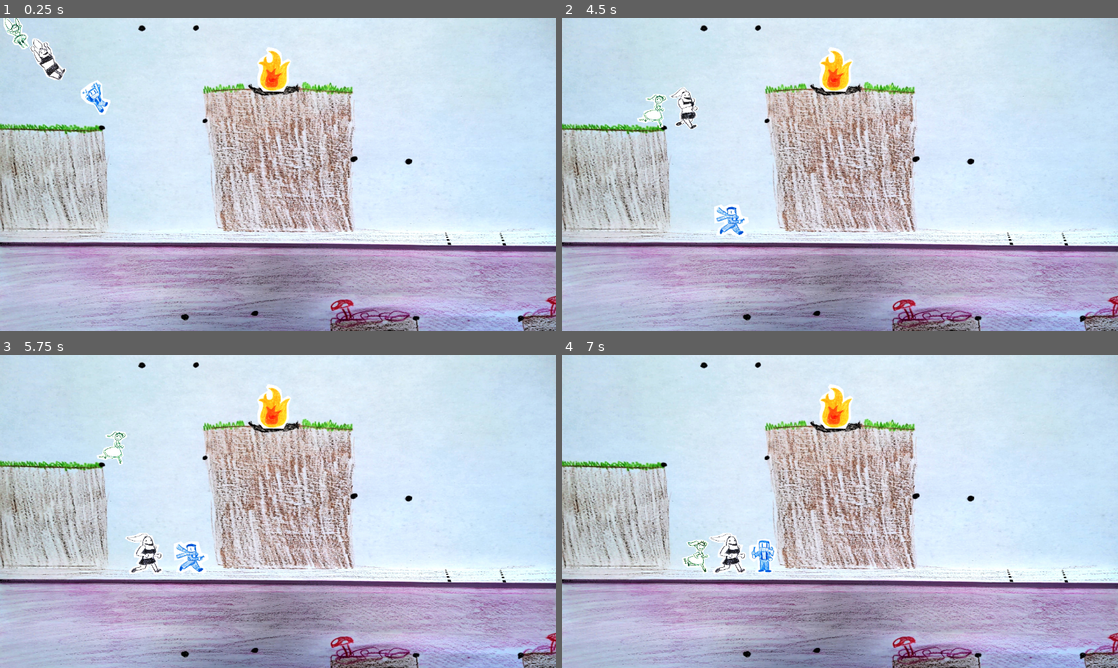
Above: before the commit, frames 1-4 (two rows, left to right).
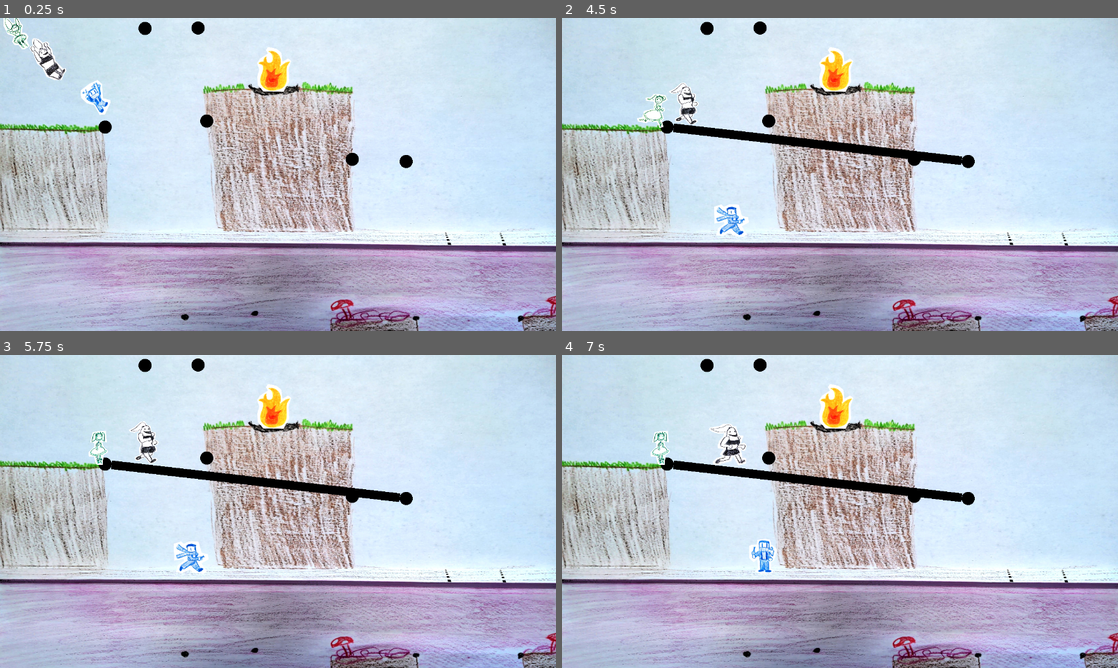
Above: after the commit, the same moments.

Repository: lambdaloop/crinkle-in-time
Game: Godot game, scene res://level1.tscn
The game is run twice, just before and just after one commit, with the same random seed, the same clock (stepped at 60 frames per second) and the same inputs.
Inputs (mouse positions are in pixels of both pictures, inside the frame that each line leads up to):
- Up to frame 1 (0.25 s): no input
- Up to frame 2 (4.5 s): move the mouse to (962, 158) at 0.52 s; hold Right (ui_right) 0.53-2.03 s; click (962, 158) at 0.67 s; tap Up (ui_up) at 0.77, 1.52, 3.02, 3.77 s; move the mouse to (728, 190) at 1.27 s; click (728, 190) at 1.42 s; move the mouse to (895, 105) at 2.02 s; hold Left (ui_left) 2.03-2.78 s; click (895, 105) at 2.17 s; move the mouse to (812, 237) at 2.77 s; hold Right (ui_right) 2.78-4.28 s; click (812, 237) at 2.92 s; move the mouse to (1006, 221) at 3.52 s; click (1006, 221) at 3.67 s; move the mouse to (673, 127) at 4.27 s; hold Left (ui_left) from 4.28 s (still down); click (673, 127) at 4.42 s
- Up to frame 3 (5.75 s): tap Up (ui_up) at 4.52 s; move the mouse to (305, 511) at 5.02 s; release Left (ui_left) at 5.03 s; hold Right (ui_right) from 5.03 s (still down); click (305, 511) at 5.17 s
- Up to frame 4 (7 s): move the mouse to (756, 433) at 5.77 s; release Right (ui_right) at 5.78 s; hold Left (ui_left) from 5.78 s (still down); click (756, 433) at 5.92 s; tap Up (ui_up) at 6.02, 6.77 s; move the mouse to (962, 495) at 6.52 s; click (962, 495) at 6.67 s

The runs differ from the first frame. In frame 1, 0.4% of the frame differs, in the area x 17-75%, y 1-48%; in frame 2, 2.2%; in frame 3, 3.2%; in frame 4, 3.3%, in the area x 15-75%, y 1-70%.
Error before the commit: Parse Error: Used space character for indentation instead of tab as used before in the file. (res://connection_template.gd:19)

Commit message:
offset landscape from connection pt

Diff:
--- a/ConnectionPoint.gd
+++ b/ConnectionPoint.gd
@@ -19,6 +19,6 @@
     draw_circle(Vector2(0, 0), shape.radius, Color.BLACK)
 
 func _on_collision_obj2d_input_event(viewport: Node, event: InputEvent, shape_idx: int):
-	if event.is_pressed() && event.button_index == MOUSE_BUTTON_LEFT:
-		#print("I'm clicked!")
-		is_clicked.emit(self)
+    if event.is_pressed() && event.button_index == MOUSE_BUTTON_LEFT:
+        #print("I'm clicked!")
+        is_clicked.emit(self)
--- a/connection_point.tscn
+++ b/connection_point.tscn
@@ -3,7 +3,7 @@
 [ext_resource type="Script" path="res://ConnectionPoint.gd" id="1_i7vpy"]
 
 [sub_resource type="CircleShape2D" id="CircleShape2D_mshqt"]
-radius = 11.1803
+radius = 15.0
 
 [node name="Area2D" type="Area2D"]
 script = ExtResource("1_i7vpy")
--- a/connection_template.gd
+++ b/connection_template.gd
@@ -5,15 +5,18 @@
 var pts: Array
 var segments: Dictionary
 
+const CONNECTION_PT_RADIUS = 15 # FIXME: this should be driven from
+                                # ConnectionPoint.
+
 # Called when the node enters the scene tree for the first time.
 func _ready():
-	clicked_pt_count = 0
-	pts = Array()
-	segments = Dictionary()
-	# Connect every ConnectionPt's "is_clicked" signal to a handler fn.
-	for child in get_children():
-		if child is ConnectionPoint:
-			child.connect("is_clicked", _on_any_connection_pt_clicked)
+    clicked_pt_count = 0
+    pts = Array()
+    segments = Dictionary()
+    # Connect every ConnectionPt's "is_clicked" signal to a handler fn.
+    for child in get_children():
+        if child is ConnectionPoint:
+            child.connect("is_clicked", _on_any_connection_pt_clicked)
 
 # Called every frame. 'delta' is the elapsed time since the previous frame.
 func _process(delta):
@@ -27,7 +30,9 @@
     var shape = RectangleShape2D.new()
     var length = sqrt(pow((pts[0].x - pts[1].x), 2)
                      +pow((pts[0].y - pts[1].y), 2))
-    shape.set_size(Vector2(length, 20))
+    # Create shape slightly offset from node so we don't
+    # accidentally click on it.
+    shape.set_size(Vector2(length-(CONNECTION_PT_RADIUS*2), 20))
     landscape.position.x = (pts[0].x + pts[1].x)/2
     landscape.position.y = (pts[0].y + pts[1].y)/2
     landscape.rotation = (pts[1] - pts[0]).angle()
--- a/level1.gd
+++ b/level1.gd
@@ -5,9 +5,9 @@
 
 # Called when the node enters the scene tree for the first time.
 func _ready():
-	pass
+    pass
 
 
 # Called every frame. 'delta' is the elapsed time since the previous frame.
 func _process(delta):
-	pass
+    pass
Not shown: 1 places in level1.tscn that only renumber resources
